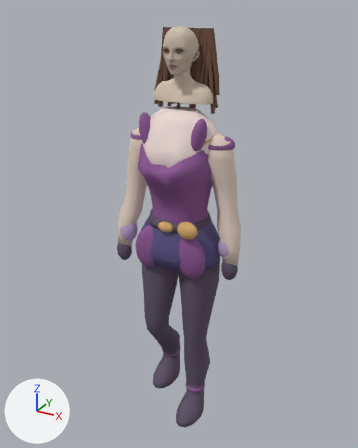
An edit to the glTF model godot/assets/katie_walk_2.glb, drawn before and after from the same camera.
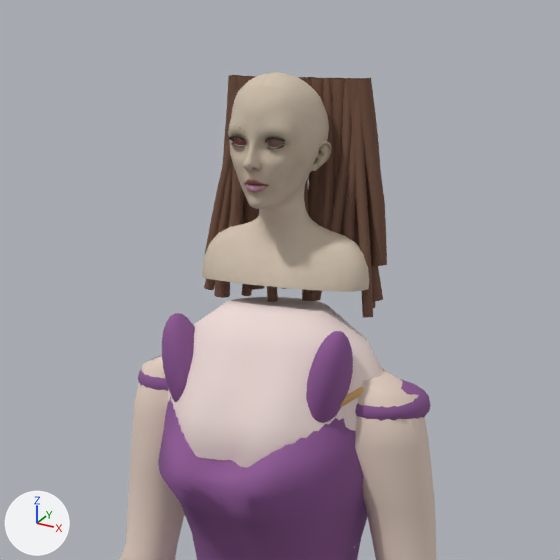
Old and new are each drawn whole from a 50 mm camera at (1.149, -2.098, 2.262) aimed at (-0.011, 0.012, 1.208) and again close up on the part from 23% to 79% of the width and 0% to 45% of the height. Arrows for +X, +Y and +Z are at lower left; the lights stay in place. The older version's two pictures come first. Where no turn or scale is listed for an object, it has been applied to the vertices. Vertices at exactly the same position are counted once.

Names of what the first close-up shows: 'Continuous arm', 'Continuous arm.001', 'Fitted shoulder strap', 'Fitted shoulder strap.001', 'Imported Katie eyelashes', 'Imported Katie katie', 'Katie hair strand 00', 'Katie hair strand 02', 'Katie hair strand 05', 'Katie hair strand 44', 'Mantle clasp.001', 'Upper torso skin', 'Violet sweetheart bodice' and 22 more.
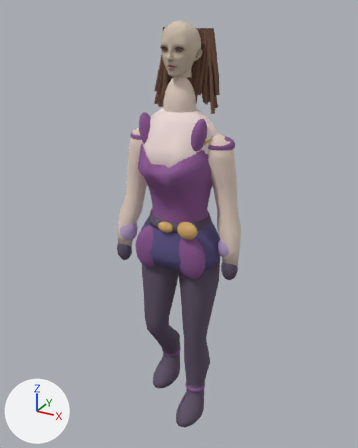
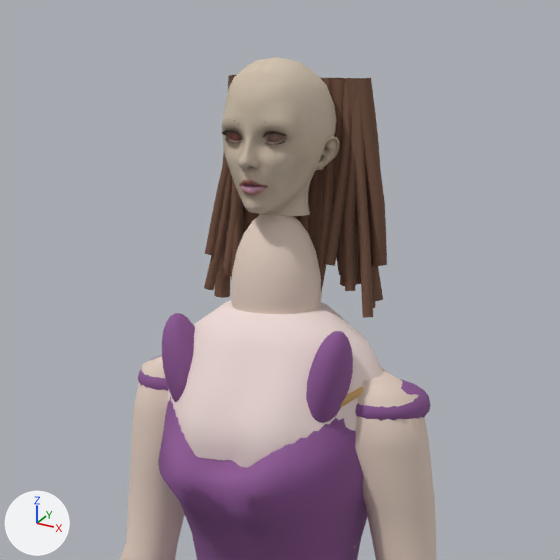
Location of each change, [x1, y1, x2, y2] in pixels of the close-ups (560 x 560 px):
'Imported Katie katie', reshaped, moved, rescaled (29% narrower, 28% shorter)
    before: [202, 72, 369, 292]
    after: [221, 57, 339, 216]
'Neck', added (pale pink)
    after: [231, 214, 322, 314]
'Imported Katie eyelashes', moved, rescaled (16% wider, 13% taller)
    before: [228, 136, 285, 150]
    after: [221, 130, 287, 146]
part 1 of me_head_001, reshaped
    before: [202, 204, 369, 292]
    after: [258, 206, 310, 216]

The change, as a diff of the scene's bpy script:
```diff
--- a/godot/assets/katie_walk_2.glb.py
+++ b/godot/assets/katie_walk_2.glb.py
@@ me_head_001 @@
 # used by ob_imported_katie_katie; location = (0.0, -0.001, 2.025); scale = (0.43, 0.43, 0.43)
-me_head_001.from_pydata(...)  # 3016 vertices, 5880 faces; spans x -0.367..0.367, y -0.232..0.209, z -0.416..0.362
+me_head_001.from_pydata(...)  # 2610 vertices, 5080 faces; spans x -0.2..0.2, y -0.232..0.209, z -0.134..0.362
+# me_head_001 part 1: 446 vertices removed from x -0.367..0.367, y -0.057..0.202, z -0.416..-0.135; 40 vertices added at x -0.098..0.098, y -0.042..0.121, z -0.134
 me_head_001.materials.append(mat_mobile_katie_skin)
@@ me_sphere_005 @@
+me_sphere_005.from_pydata(...)  # a UV sphere (20 segments, 12 rings, poles along z) spanning x -0.079..0.079, y -0.074..0.074, z -0.139..0.139
+me_sphere_005.materials.append(mat_mobile_katie_body_skin)  # pale pink #e5d0c2
@@ ob_imported_katie_eyelashes @@
 ob_imported_katie_eyelashes = bpy.data.objects.new('Imported Katie eyelashes', me_lashes_001)
-ob_imported_katie_eyelashes.location = (0.0, -0.068, 2.08)
-ob_imported_katie_eyelashes.scale = (0.43, 0.43, 0.43)
+ob_imported_katie_eyelashes.location = (0.0, -0.078, 2.089)
+ob_imported_katie_eyelashes.scale = (0.49, 0.49, 0.49)
@@ ob_imported_katie_katie @@
 ob_imported_katie_katie = bpy.data.objects.new('Imported Katie katie', me_head_001)
-ob_imported_katie_katie.location = (0.0, -0.001, 2.025)
-ob_imported_katie_katie.scale = (0.43, 0.43, 0.43)
+ob_imported_katie_katie.location = (0.0, -0.001, 2.026)
+ob_imported_katie_katie.scale = (0.49, 0.49, 0.49)
@@ ob_neck @@
+ob_neck = bpy.data.objects.new('Neck', me_sphere_005)
+ob_neck.location = (0.0, 0.0, 1.83)
```
